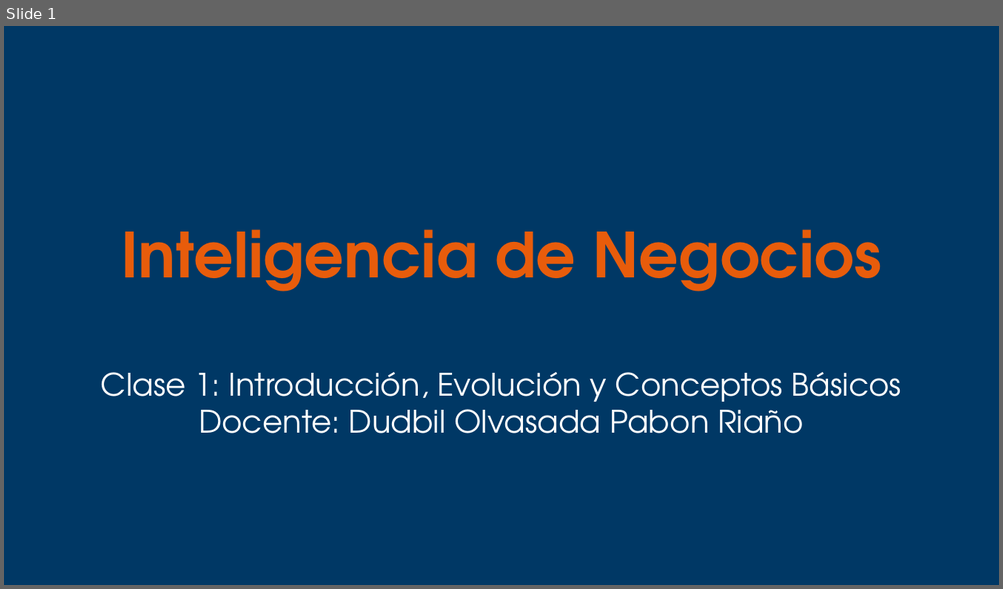
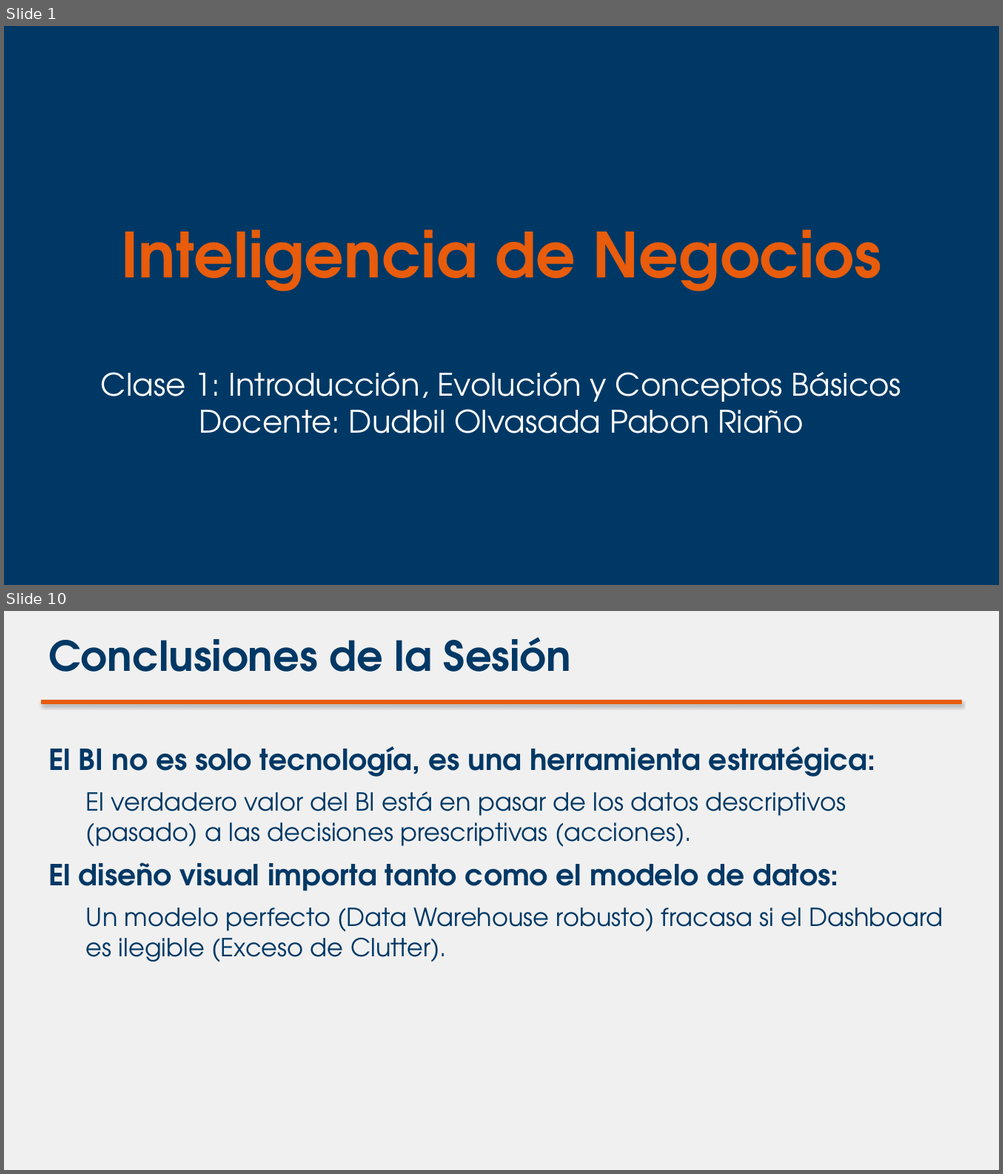
Before and after one commit to dudbilopr/Inteligencia-de-negocios, a slide deck: Semanas/Semana_1/diapositivas_semana_1.pptx. Shown one above the other, each under a label of ours: slide 1 before the commit, slides 1 and 10 after it; the slides between them are not shown. The pictures are 1003x589 and 1003x1174 pixels, drawn with LibreOffice and Linux fonts; fonts in the diff are those of the drawing. Boxes give left, top, right and bottom in pixels: in the first picture for what was removed or moved away, otherwise in the second. Text is boxed around its words. In the diff, an @@ line names an element or a change of style, - is before the commit and + after.

Commit message:
feat: agrega secciones de agenda, conclusiones y bibliografia; mejora interactividad y simulacion de graficos en HTML/PPT

```diff
--- a/Semanas/Semana_1/diapositivas_semana_1.pptx
+++ b/Semanas/Semana_1/diapositivas_semana_1.pptx
@@ slide 10 added at (x1=4, y1=611, x2=999, y2=1170), background #F0F0F0 @@
@@ text added at (x1=48, y1=637, x2=571, y2=672), 40 pt, text #003865, bold @@
+Conclusiones de la Sesión
@@ rectangle added at (x1=41, y1=701, x2=962, y2=704), fill #E85C0B, outline #E85C0B 0.75 pt @@
@@ text added at (x1=48, y1=746, x2=942, y2=963), 24 pt, text #003865 @@
+El BI no es solo tecnología, es una herramienta estratégica:
+  El verdadero valor del BI está en pasar de los datos descriptivos (pasado) a las decisiones prescriptivas (acciones).
+El diseño visual importa tanto como el modelo de datos:
+  Un modelo perfecto (Data Warehouse robusto) fracasa si el Dashboard es ilegible (Exceso de Clutter).
```
Also in this commit, not shown: 6 slides changed, 3 other slides added, 1 slide removed, 4 other files.
